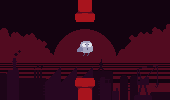
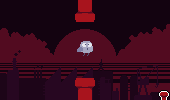
Before/after of a 170 × 100 layered artwork. What changed in the layer stack:
added group "UI" with 1 layers above "pipe copy" over box(158, 90, 170, 100)
added layer "Layer 2" in group "UI" over box(158, 90, 170, 100)
